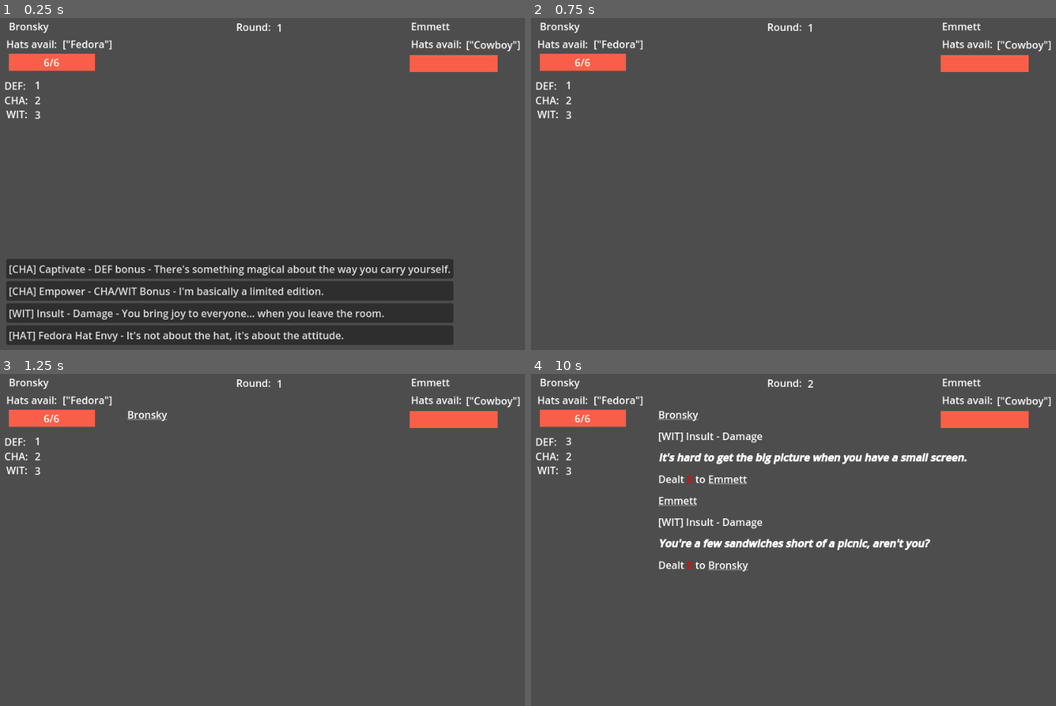
Above: before the commit, frames 1-4 (two rows, left to right).
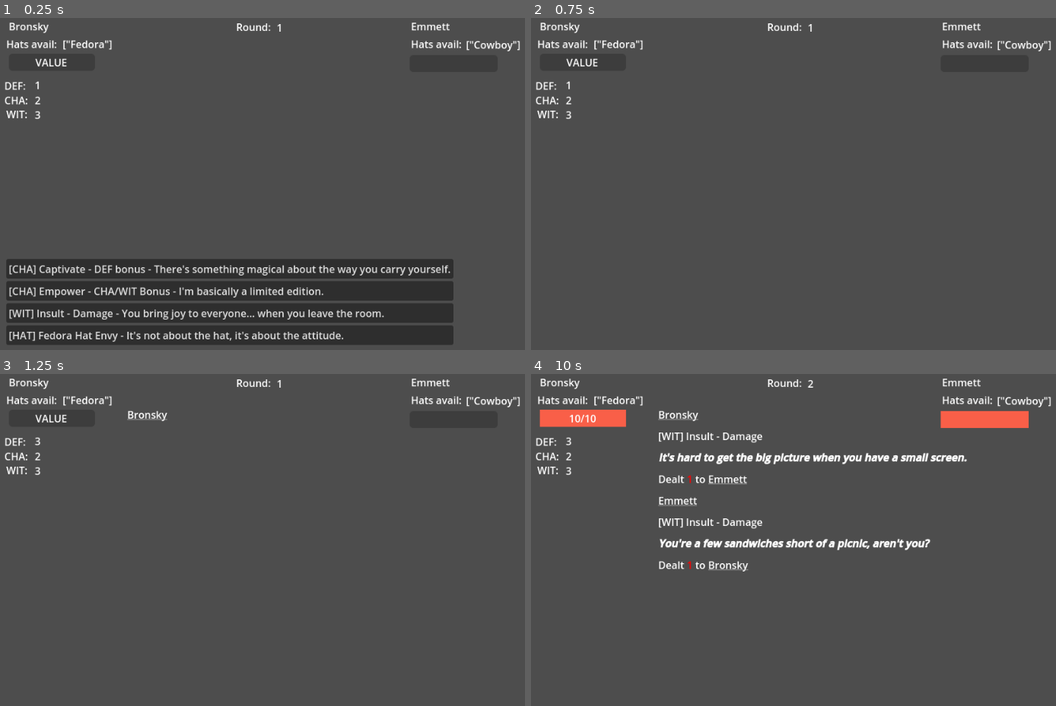
Above: after the commit, the same moments.

Repository: Sleeping-Robot-Games/Hat-Trick
Game: Godot game, scene res://scenes/play_test.tscn
Two runs of this game, one before a commit and one after it. Both use one fixed random seed, a clock stepped at 60 frames per second and the inputs below.
Inputs:
- Up to frame 1 (0.25 s): no input
- Up to frame 2 (0.75 s): click "[CHA] Captivate - DEF bonus -…" at 0.5 s
- Up to frame 3 (1.25 s): no input
- Up to frame 4 (10 s): hold Right (ui_right) 1.28-2.03 s; tap Enter at 2, 4.25, 7.25 s; hold Left (ui_left) 2.03-2.78 s; hold Right (ui_right) 2.78-4.28 s; tap Space at 3.5, 5, 8.75 s; hold Left (ui_left) 4.28-5.75 s; click "[WIT] Insult - Damage - It's …" at 5.75 s; hold Left (ui_left) 6.53-7.28 s; hold Right (ui_right) 7.28-9.53 s; hold Left (ui_left) from 9.53 s (still down)

The runs differ from the first frame. In frame 1, 1.8% of the frame differs, in the area x 1-95%, y 10-17%; in frame 2, 1.8%; in frame 3, 1.8%, in the area x 1-95%, y 10-22%; in frame 4, less than 0.1%.

Commit message:
palatte swap fixed

Diff:
--- a/assets/shaders/PaletteSwapper.gdshader
+++ b/assets/shaders/PaletteSwapper.gdshader
@@ -9,7 +9,7 @@
 	vec4 old_color = texture(TEXTURE, UV);
 	vec2 swap_coord = vec2 ( old_color.r, 0);
 	vec4 new_color = texture(palette_swap, swap_coord);
-	if (old_color == texture(greyscale_palette, swap_coord)){
+	if (distance(old_color, texture(greyscale_palette, swap_coord)) < .3){
 		new_color.a *= old_color.a;
 		COLOR = new_color;
 	} else {
--- a/scenes/player.tscn
+++ b/scenes/player.tscn
@@ -1,11 +1,10 @@
-[gd_scene load_steps=13 format=3 uid="uid://cp5akwun658jw"]
+[gd_scene load_steps=13 format=3 uid="uid://dfywlhuf8sf7q"]
 
 [ext_resource type="Shader" path="res://assets/shaders/PaletteSwapper.gdshader" id="1_4okdx"]
 [ext_resource type="Texture2D" uid="uid://dyjryfx0esvju" path="res://assets/sprites/body.png" id="1_8s30m"]
 [ext_resource type="Texture2D" uid="uid://dm3tqt5dkr1d6" path="res://assets/palettes/body_000.png" id="2_7s0uj"]
 [ext_resource type="Texture2D" uid="uid://cdu0rl5qun17d" path="res://assets/sprites/outfit/outfit_001.png" id="2_dev26"]
 [ext_resource type="Texture2D" uid="uid://d10whr3egygfr" path="res://assets/sprites/hair/hair_006.png" id="3_216po"]
-[ext_resource type="Texture2D" uid="uid://bcvp4euahnejn" path="res://assets/palettes/body_005.png" id="3_iyqyp"]
 [ext_resource type="Texture2D" uid="uid://brijoqeupxl23" path="res://assets/sprites/hats/snapback.png" id="4_wt0qm"]
 [ext_resource type="Texture2D" uid="uid://bfgdnnjdqimif" path="res://assets/palettes/haircolor_000.png" id="5_r6h7d"]
 [ext_resource type="Texture2D" uid="uid://dgpfbaiardfy8" path="res://assets/palettes/haircolor_007.png" id="6_kstjx"]
@@ -14,9 +13,12 @@
 radius = 7.0
 height = 18.0
 
+[sub_resource type="CompressedTexture2D" id="CompressedTexture2D_nmgna"]
+load_path = "res://.godot/imported/body_005.png-5f957dc16420a6c6b39e5131d581c913.ctex"
+
 [sub_resource type="ShaderMaterial" id="ShaderMaterial_qg1bq"]
 shader = ExtResource("1_4okdx")
-shader_parameter/palette_swap = ExtResource("3_iyqyp")
+shader_parameter/palette_swap = SubResource("CompressedTexture2D_nmgna")
 shader_parameter/greyscale_palette = ExtResource("2_7s0uj")
 
 [sub_resource type="ShaderMaterial" id="ShaderMaterial_way3m"]
--- a/scripts/play_test.gd
+++ b/scripts/play_test.gd
@@ -10,7 +10,7 @@
 	"display_name": "Bronsky",
 	"hats": [],
 	"avail_hats": [],
-	"STAM": 6,
+	"STAM": 10,
 	"DEF": 1,
 	"CHA": 2,
 	"WIT": 3,
@@ -104,7 +104,7 @@
 		"display_name": "The Witch",
 		"hats": ["Witch"],
 		"avail_hats": ["Witch"],
-		"STAM": 6,
+		"STAM": 10,
 		"DEF": 2,
 		"CHA": 1,
 		"WIT": 2,
@@ -119,7 +119,7 @@
 		"display_name": "Emmett",
 		"hats": ["Cowboy"],
 		"avail_hats": ["Cowboy"],
-		"STAM": 6,
+		"STAM": 10,
 		"DEF": 2,
 		"CHA": 3,
 		"WIT": 1,
@@ -134,7 +134,7 @@
 		"display_name": "Nurse Joy",
 		"hats": ["Nurse"],
 		"avail_hats": ["Nurse"],
-		"STAM": 6,
+		"STAM": 10,
 		"DEF": 2,
 		"CHA": 2,
 		"WIT": 1,
@@ -149,7 +149,7 @@
 		"display_name": "Bob the Builder",
 		"hats": ["Hard Hat"],
 		"avail_hats": ["Hard Hat"],
-		"STAM": 6,
+		"STAM": 10,
 		"DEF": 3,
 		"CHA": 1,
 		"WIT": 1,
@@ -279,24 +279,28 @@
 		button.button_up.connect(on_choice_button_up.bind(choice))
 		parent.add_child(button)
 
-func update_player_stat_labels():
+func update_health_bars():
+	# Set health bars
+	var p1_health_bar = get_node(p1.name + '_health_bar')
+	p1_health_bar.value = p1.STAM
+
+	var p2_health_bar = get_node(p2.name + '_health_bar')
+	p2_health_bar.value = p2.STAM
+
 	for stat in $P1Stats.get_children():
 		if stat.name == "STAM":
 			stat.get_node('Value').text = "%s/%s" % [str(p1[stat.name]), str(player_1_initial_state["STAM"])]
-		else:
+
+	$Round/Value.text = str(round)
+
+func update_player_stat_labels():
+	for stat in $P1Stats.get_children():
+		if stat.name != "STAM":
 			stat.get_node('Value').text = str(p1[stat.name])
 
 	for stat in $P2Stats.get_children():
 		stat.get_node('Value').text = str(p2[stat.name])
 
-	# Set health bars
-	var p1_health_bar = get_node(p1.name + '_health_bar')
-	p1_health_bar.value = p1.STAM
-
-	var p2_health_bar = get_node(p2.name + '_health_bar')
-	p2_health_bar.value = p2.STAM
-
-	$Round/Value.text = str(round)
 
 func populate_choices():
 	add_choices_to_player(p1)
@@ -393,7 +397,7 @@
 	p1.current_choice = null
 	p2.current_choice = null
 
-	update_player_stat_labels()
+	update_health_bars()
 
 	if winner:
 		$BattleOver.text = winner.display_name + " Wins!"
@@ -405,6 +409,8 @@
 
 	update_cooldowns(p1)
 	update_cooldowns(p2)
+
+	update_player_stat_labels()
 
 
 func start_new_battle():
@@ -413,6 +419,7 @@
 	show_outcome_summary()
 	populate_choices()
 	update_player_stat_labels()
+	update_health_bars()
 
 func reset_battle():
 	print("BATTLE OVER RESET STATE")
@@ -464,6 +471,7 @@
 		outcome_label.custom_minimum_size.y = 30
 		await get_tree().create_timer(.5).timeout
 		$Outcomes.add_child(outcome_label)
+		update_player_stat_labels()
 
 func add_outcome(msg):
 	outcome_summary.append(msg)
@@ -480,9 +488,10 @@
 			add_outcome("%s rises!" % stat)
 		else:
 			add_outcome("%s falls.." % stat)
-	var damage = choice['damage'].call() - player["DEF"]
-	var true_damage = clamp(damage, 0, INF)
-	player["STAM"] = clamp(player["STAM"] - true_damage, 0, INF)
+	var damage = choice['damage'].call()
+	var true_damage = clamp(damage - player["DEF"], 1, INF) # always do at least one damage
+	if damage > 0:
+		player["STAM"] = clamp(player["STAM"] - true_damage, 0, INF)
 	if choice['damage'].call() != 0:
 		#add_outcome("Dmg %s - DEF %s" % [choice['damage'].call(), player["DEF"]])
 		add_outcome("Dealt [color=#FF0000]%s[/color] to [u]%s" % [str(true_damage), player.display_name])
Not shown, changed: export_presets.cfg
